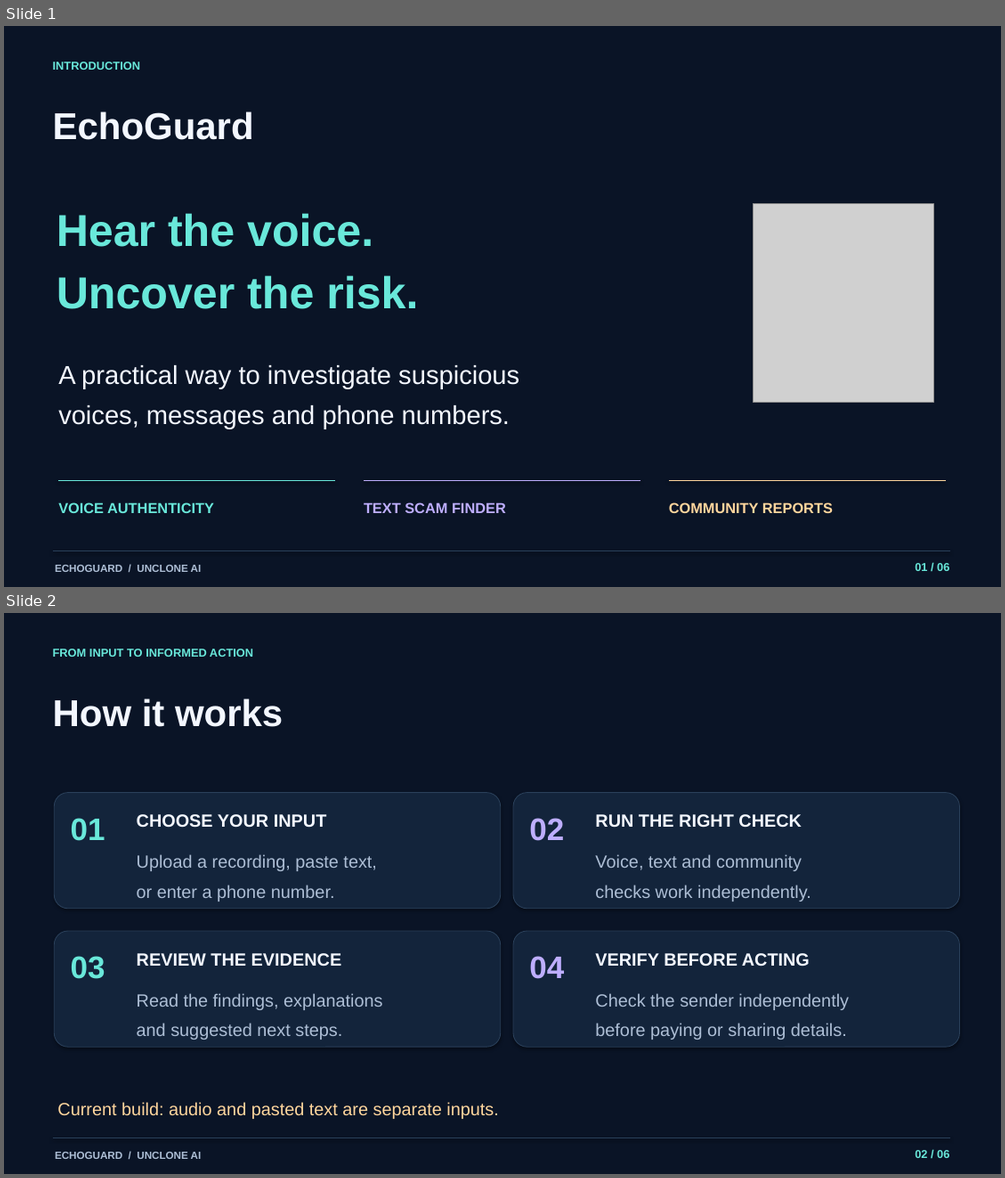
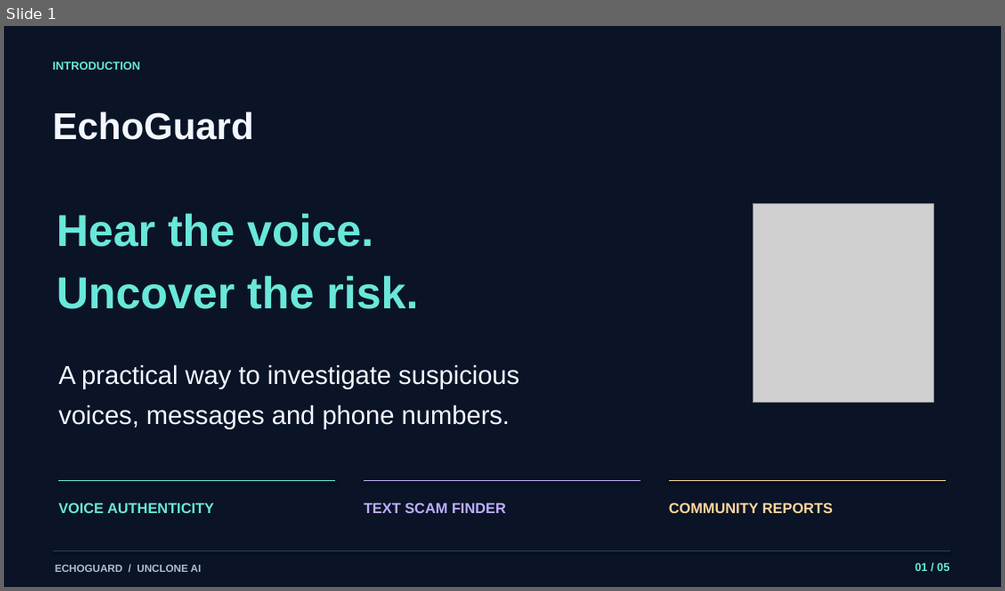
Before and after one commit to zeocrimson-boop/unclone-hackathon, a slide deck: presentation/EchoGuard.pptx. Shown one above the other, each under a label of ours: slides 1 and 2 before the commit, slide 1 after it. The pictures are 1005x1178 and 1005x591 pixels, drawn with LibreOffice and Linux fonts; fonts in the diff are those of the drawing; grey boxes stand for pictures. Boxes give left, top, right and bottom in pixels: in the first picture for what was removed or moved away, otherwise in the second. Text is boxed around its words. In the diff, an @@ line names an element or a change of style, - is before the commit and + after.

Commit message:
Remove How it works slide from EchoGuard presentation

```diff
--- a/presentation/EchoGuard.pptx
+++ b/presentation/EchoGuard.pptx
@@ slide 2 removed at (4,613,1001,1174), background #0A1426 @@
@@ text removed at (53,649,253,657) @@
-FROM INPUT TO INFORMED ACTION
@@ text removed at (53,698,283,727) @@
-How it works
@@ rounded rectangle removed at (54,793,501,908) @@
@@ rounded rectangle removed at (513,793,960,908) @@
@@ text removed at (71,818,105,841) @@
-01
@@ text removed at (137,814,327,827) @@
-CHOOSE YOUR INPUT
@@ text removed at (529,818,564,841) @@
-02
@@ text removed at (595,814,801,827) @@
-RUN THE RIGHT CHECK
@@ text removed at (137,854,376,901) @@
-Upload a recording, paste text,
-or enter a phone number.
@@ text removed at (595,854,811,901) @@
-Voice, text and community
-checks work independently.
@@ rounded rectangle removed at (54,931,501,1046) @@
@@ rounded rectangle removed at (513,931,960,1046) @@
@@ text removed at (71,956,105,979) @@
-03
@@ text removed at (137,953,342,965) @@
-REVIEW THE EVIDENCE
@@ text removed at (529,956,564,979) @@
-04
@@ text removed at (595,953,809,965) @@
-VERIFY BEFORE ACTING
@@ text removed at (137,993,382,1039) @@
-Read the findings, explanations
-and suggested next steps.
@@ text removed at (595,993,849,1039) @@
-Check the sender independently
-before paying or sharing details.
@@ text removed at (57,1102,498,1119) @@
-Current build: audio and pasted text are separate inputs.
@@ line removed from (53, 1138) to (950, 1138) @@
@@ text removed at (55,1151,202,1159) @@
-ECHOGUARD / UNCLONE AI
@@ text removed at (914,1149,949,1160) @@
-02 / 06
```
Also in this commit, not shown: 4 other slides changed.
